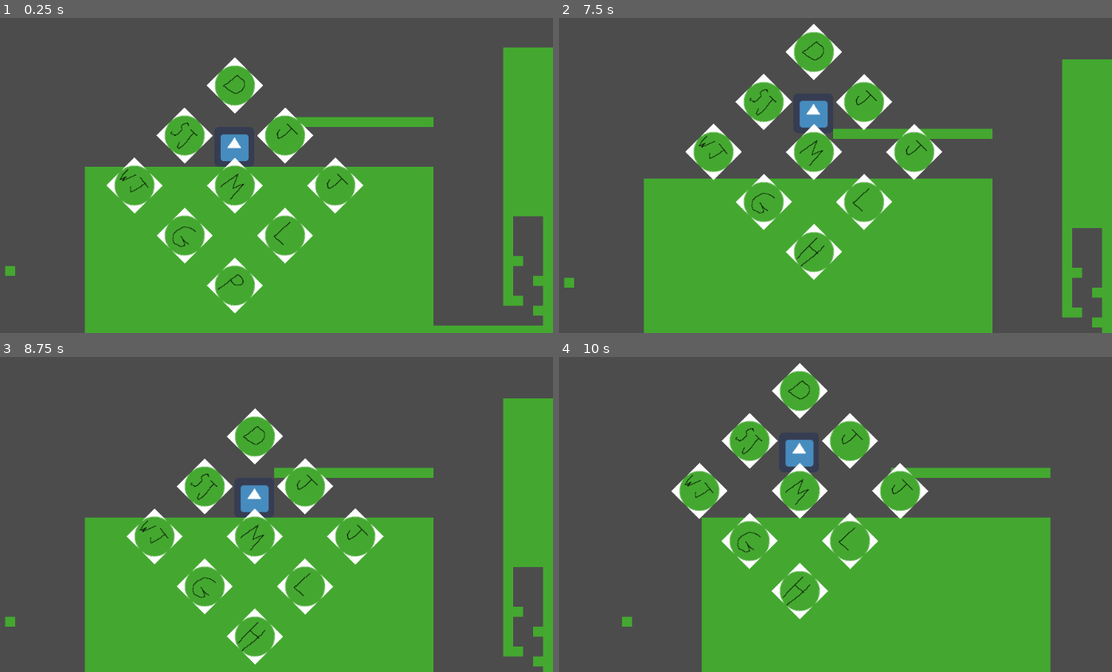
Above: before the commit, frames 1-4 (two rows, left to right).
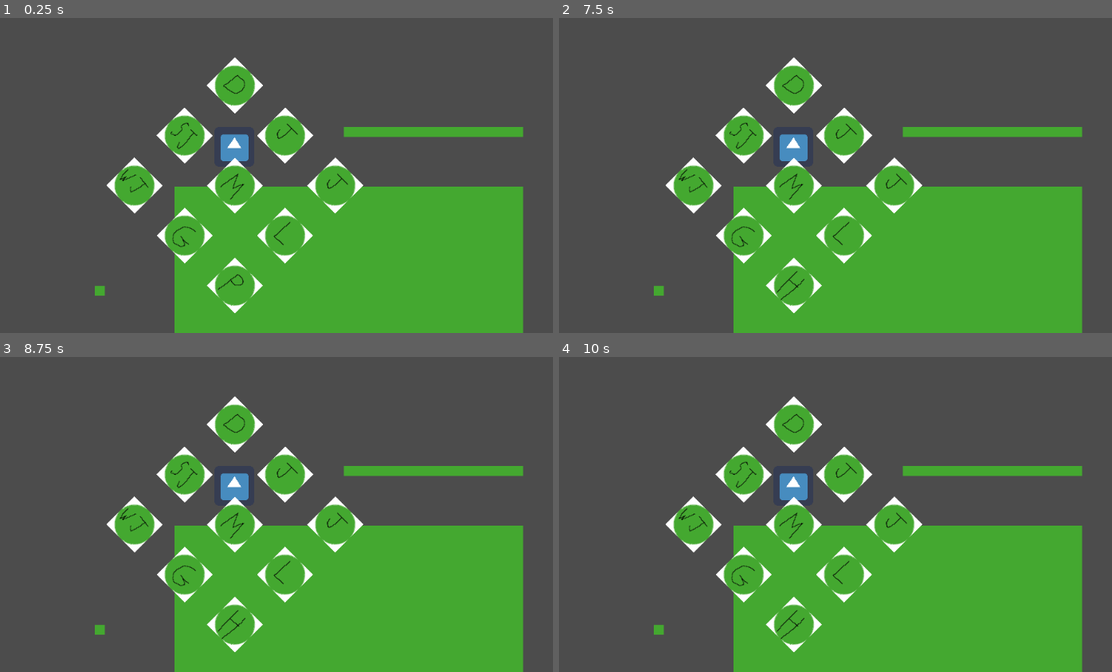
Above: after the commit, the same moments.

Repository: F-P-S-B/ggj-2023-roots
Game: Godot game, scene res://Levels/Dev/DevLevel.tscn
The game is run twice, just before and just after one commit, with the same random seed, the same clock (stepped at 60 frames per second) and the same inputs. The engine's default icon, where the game draws it, is replaced by a stand-in: a white triangle on a blue panel in a dark square.
Inputs (mouse positions are in pixels of both pictures, inside the frame that each line leads up to):
- Up to frame 1 (0.25 s): no input
- Up to frame 2 (7.5 s): click (791, 84) at 0.5 s; click (846, 134) at 1.25 s; click (896, 184) at 2 s; click (741, 134) at 2.75 s; click (791, 184) at 3.5 s; click (846, 235) at 4.25 s; click (691, 184) at 5 s; click (741, 235) at 5.75 s; click (791, 285) at 6.5 s; tap Enter at 7.25 s; hold Right (move_right) from 7.28 s (still down); hold Space (jump) from 7.28 s (still down); tap Shift (dash, bound only after the commit) at 7.35 s
- Up to frame 3 (8.75 s): keep holding Right (move_right); release Space (jump) at 8.03 s; tap Space (jump) at 8.1, 8.27, 8.57 s; tap Shift (dash, bound only after the commit) at 8.3 s
- Up to frame 4 (10 s): release Right (move_right) at 8.78 s; hold Left (move_left) 8.78-9.53 s; hold Space (jump) 8.78-9.53 s; tap Shift (dash, bound only after the commit) at 8.85, 9.6 s; hold Right (move_right) from 9.53 s (still down); tap Space (jump) at 9.77 s

The runs differ from the first frame. In frame 1, 23% of the frame differs, in the area x 0-100%, y 9-100%; in frame 2, 31%, in the area x 0-100%, y 1-100%; in frame 3, 28%; in frame 4, 18%.
Error after the commit: Parse Error: Expected end of statement ("var"), got Identifier ("timer") instead. (res://player/Player.gd:50)

Commit message:
ajoute le double jump

Diff:
--- a/Levels/Dev/DevLevel.tscn
+++ b/Levels/Dev/DevLevel.tscn
@@ -44,7 +44,7 @@
 tile_set = SubResource( 1 )
 cell_size = Vector2( 16, 16 )
 format = 1
-tile_data = PoolIntArray( 196650, 0, 0, 196651, 0, 0, 196652 …(350 unchanged characters)… , 0, 0, 524333, 0, 0, 524334, 0, 0, 589866, 0, 0, 589867, 0, 0, 589868, 0, 0, 589869, 0, 0, 589870, 0, 0, 655379, 536870912, 0, 655380, 536870912, 0, 655381, 536870912, 0, 655382, 536870912, 0, 655383, 536870912, 0, 655384, 536870912, 0, 655385, 536870912, 0, 655386, 536870912, 0, 655387, 536870912, 0, 655388, 536870912, 0, 655389, 536870912, 0, 655390, 536870912, 0, 655391, 536870912, 0, 655392, 536870912, 0, 655393, 536870912, 0, 655394, 536870912, 0, 655402, 0, 0, 655403, 0, 0, 655404, …(13687 unchanged characters)…
+tile_data = PoolIntArray( 196650, 0, 0, 196651, 0, 0, 196652 …(350 unchanged characters)… , 0, 0, 524333, 0, 0, 524334, 0, 0, 589841, 536870912, 0, 589842, 536870912, 0, 589843, 536870912, 0, 589844, 536870912, 0, 589845, 536870912, 0, 589846, 536870912, 0, 589847, 536870912, 0, 589848, 536870912, 0, 589849, 536870912, 0, 589850, 536870912, 0, 589851, 536870912, 0, 589852, 536870912, 0, 589853, 536870912, 0, 589854, 536870912, 0, 589855, 536870912, 0, 589856, 536870912, 0, 589857, 536870912, 0, 589858, 536870912, 0, 589866, 0, 0, 589867, 0, 0, 589868, 0, 0, 589869, 0, 0, 589870, 0, 0, 655402, 0, 0, 655403, 0, 0, 655404, …(13687 unchanged characters)…
 
 [node name="Player" parent="." instance=ExtResource( 1 )]
-position = Vector2( 240, 208 )
+position = Vector2( 96, 176 )
--- a/player/Player.gd
+++ b/player/Player.gd
@@ -1,6 +1,9 @@
 extends KinematicBody2D
 
 export var jump_speed := 1000
+export var air_jump_speed := 1000
+export var super_jump_speed := 2000
+export var dash_speed = 500
 export var gravity := 100
 export var vert_friction := 0.025
 export var horiz_friction := 0.2
@@ -43,6 +46,8 @@
 var velocity := Vector2.ZERO
 var direction := 1
 var air_jumps := 0
+var dashes := 0
+var dash timer := 0
 
 
 func fall():
@@ -69,9 +74,13 @@
 
 
 func jump():
-	if Input.is_action_pressed("jump"):
+	if Input.is_action_just_pressed("jump"):
 		if is_on_floor():
 			velocity.y = -jump_speed
+		else:
+			if air_jumps >= 1:
+				air_jumps -= 1
+				velocity.y = -air_jump_speed
 
 func super_jump():
 	pass
@@ -83,7 +92,10 @@
 	pass
 
 func dash():
-	pass
+	if Input.is_action_just_pressed("dash"):
+		if(dashes >= 1):
+			dashes -= 1
+			velocity.x = direction * dash_speed
 
 func raise_platform():
 	pass
@@ -92,15 +104,17 @@
 	pass
 
 func _physics_process(_delta):
+	move()
+
 	if(is_on_floor()):
 		velocity.y = 1
 	else:
 		fall()
-	move()
+
 	if enabled_skills[Skills.JUMP1] or enabled_skills[Skills.JUMP2]:
 		if enabled_skills[Skills.JUMP1] and enabled_skills[Skills.JUMP2]:
 			if (is_on_floor()):
-				pass
+				air_jumps = 1
 		jump()
 	if enabled_skills[Skills.SUPER_JUMP]:
 		super_jump()
@@ -109,6 +123,8 @@
 	if enabled_skills[Skills.GLIDING]:
 		gliding()
 	if enabled_skills[Skills.DASH]:
+		if(is_on_floor()):
+			dashes = 1
 		dash()
 	if enabled_skills[Skills.RAISE_PLATFORM]:
 		raise_platform()
--- a/project.godot
+++ b/project.godot
@@ -44,6 +44,11 @@
 , Object(InputEventKey,"resource_local_to_scene":false,"resource_name":"","device":0,"alt":false,"shift":false,"control":false,"meta":false,"command":false,"pressed":false,"scancode":0,"physical_scancode":67,"unicode":0,"echo":false,"script":null)
  ]
 }
+dash={
+"deadzone": 0.5,
+"events": [ Object(InputEventKey,"resource_local_to_scene":false,"resource_name":"","device":0,"alt":false,"shift":false,"control":false,"meta":false,"command":false,"pressed":false,"scancode":0,"physical_scancode":16777237,"unicode":0,"echo":false,"script":null)
+ ]
+}
 
 [physics]
 
